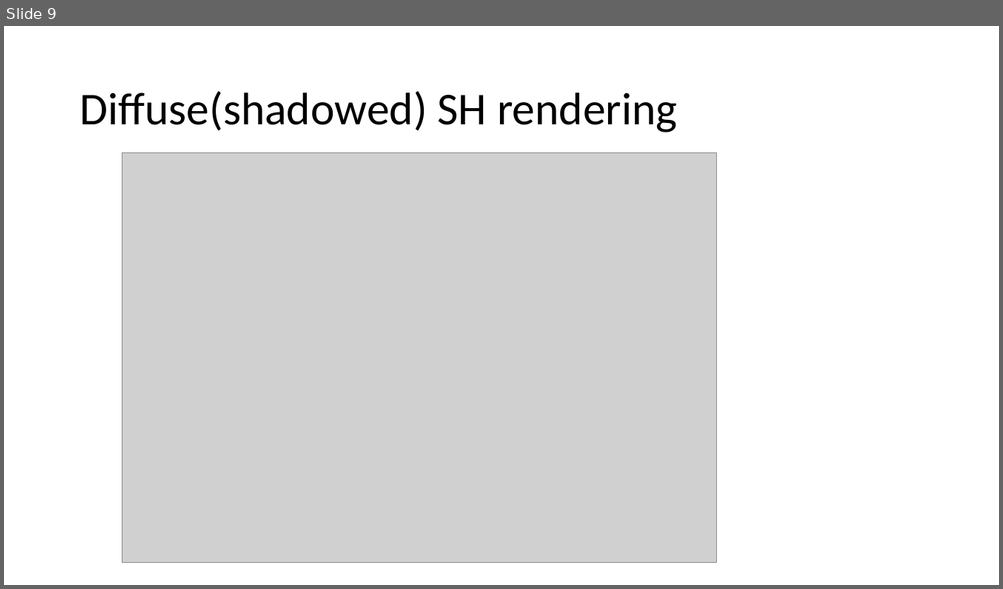
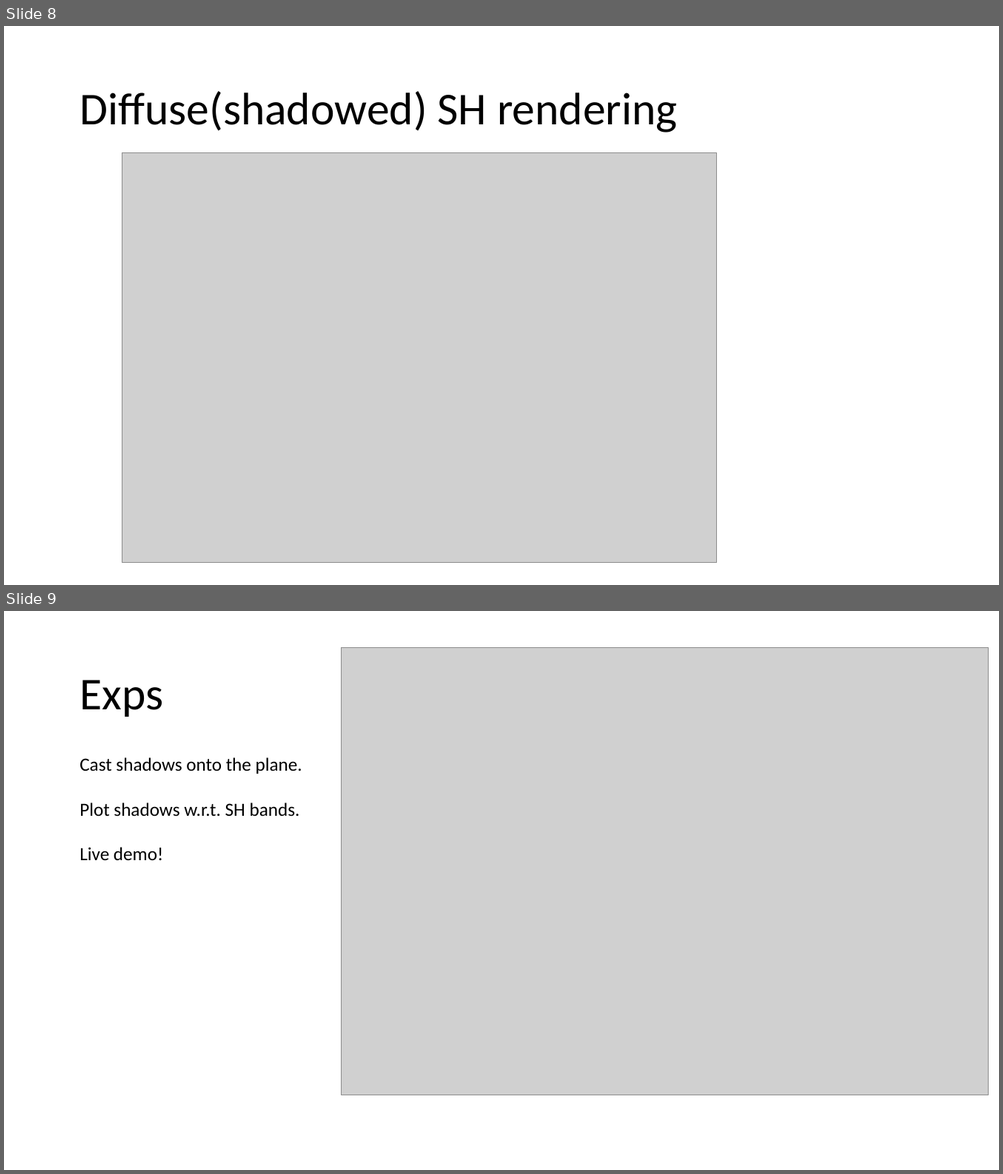
Before and after one commit to ShengCN/Spherical-Harmoincs-Shadows, a slide deck: Checkpoint 2&3.pptx. Shown one above the other, each under a label of ours: slide 9 before the commit, slides 8 and 9 after it. The pictures are 1003x589 and 1003x1174 pixels, drawn with LibreOffice and Linux fonts; fonts in the diff are those of the drawing; grey boxes stand for pictures. Boxes give left, top, right and bottom in pixels: in the first picture for what was removed or moved away, otherwise in the second. Text is boxed around its words. In the diff, an @@ line names an element or a change of style, - is before the commit and + after.

```diff
--- a/Checkpoint 2&3.pptx
+++ b/Checkpoint 2&3.pptx
@@ slide 9 added at box(4, 611, 999, 1170), background #FFFFFF @@
@@ picture added at box(341, 648, 988, 1095) @@
@@ title added at box(79, 680, 163, 717), 44 pt, text #000000 @@
+Exps
@@ text added at box(79, 758, 302, 860), 18 pt, text #000000 @@
+Cast shadows onto the plane.
+Plot shadows w.r.t. SH bands.
+Live demo!
@@ what was slide 9 is now slide 8 @@
```
Also in this commit, not shown: 3 slides changed, 1 other slide added, 7 other files.
